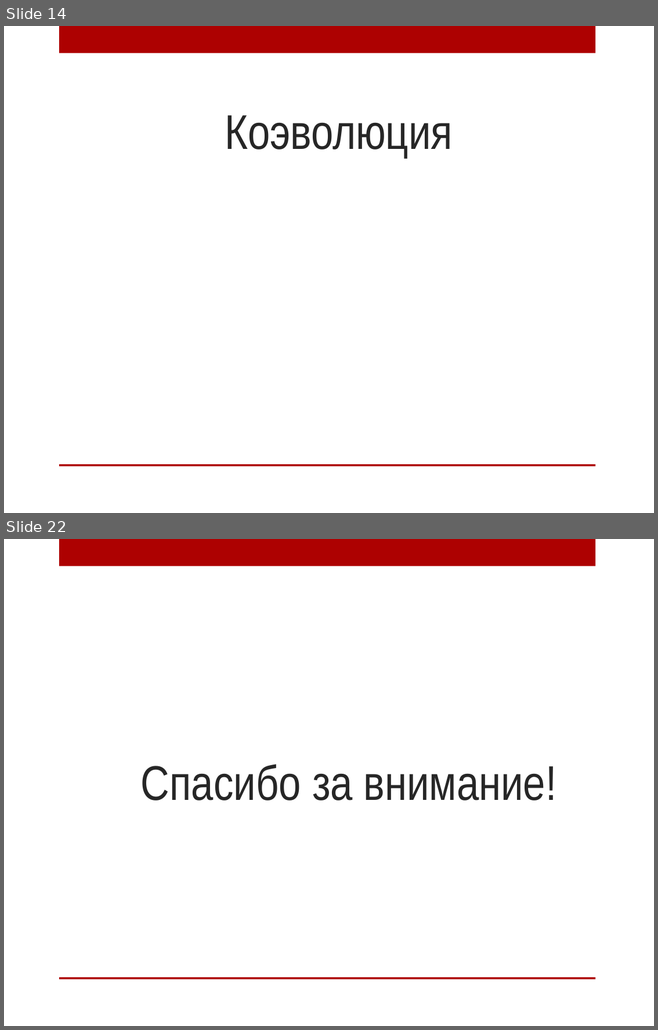
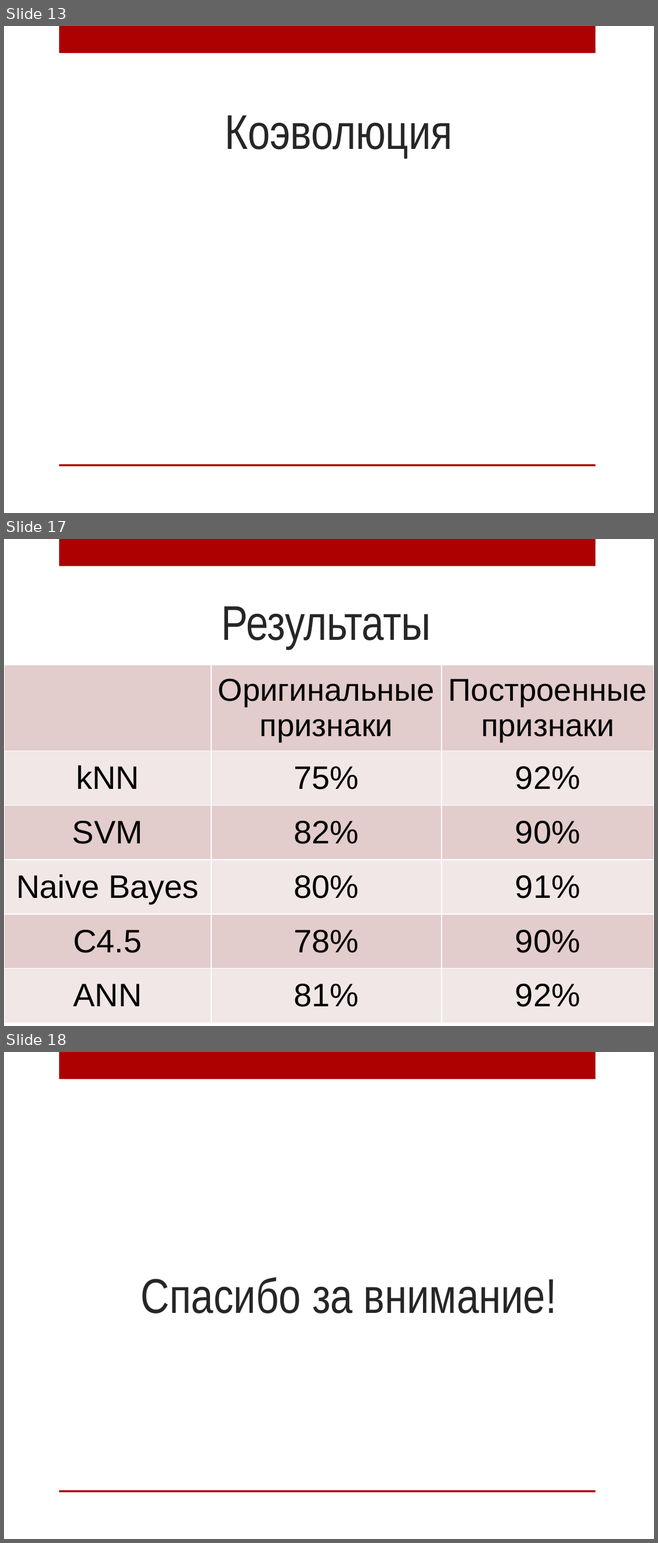
Before and after one commit to AnnaIbakaeva/Genetic, a slide deck: Диплом/Магистратура.pptx. Shown one above the other, each under a label of ours: slides 14 and 22 before the commit, slides 13, 17 and 18 after it; the slides between them are not shown. The pictures are 658x1030 and 658x1543 pixels, drawn with LibreOffice and Linux fonts; fonts in the diff are those of the drawing; grey boxes stand for pictures; background and template pictures are left out. Boxes give left, top, right and bottom in pixels: in the first picture for what was removed or moved away, otherwise in the second. Text is boxed around its words. In the diff, an @@ line names an element or a change of style, - is before the commit and + after.

```diff
--- a/Диплом/Магистратура.pptx
+++ b/Диплом/Магистратура.pptx
@@ slide 17 added at box(4, 539, 654, 1026), background picture (left out); not listed: 2 template elements that a slide beside it also shows @@
@@ title added at box(221, 606, 431, 649), 54 pt, text #262626 @@
+Результаты
@@ table added at box(4, 665, 654, 1023), 6 rows, 3 columns @@
+ | Оригинальные признаки | Построенные признаки
+kNN | 75% | 92%
+SVM | 82% | 90%
+Naive Bayes | 80% | 91%
+C4.5 | 78% | 90%
+ANN | 81% | 92%
@@ what was slide 14 is now slide 13 @@
@@ what was slide 22 is now slide 18 @@
```
Also in this commit, not shown: 3 slides changed, 2 other slides added, 7 slides removed, 2 other files.
